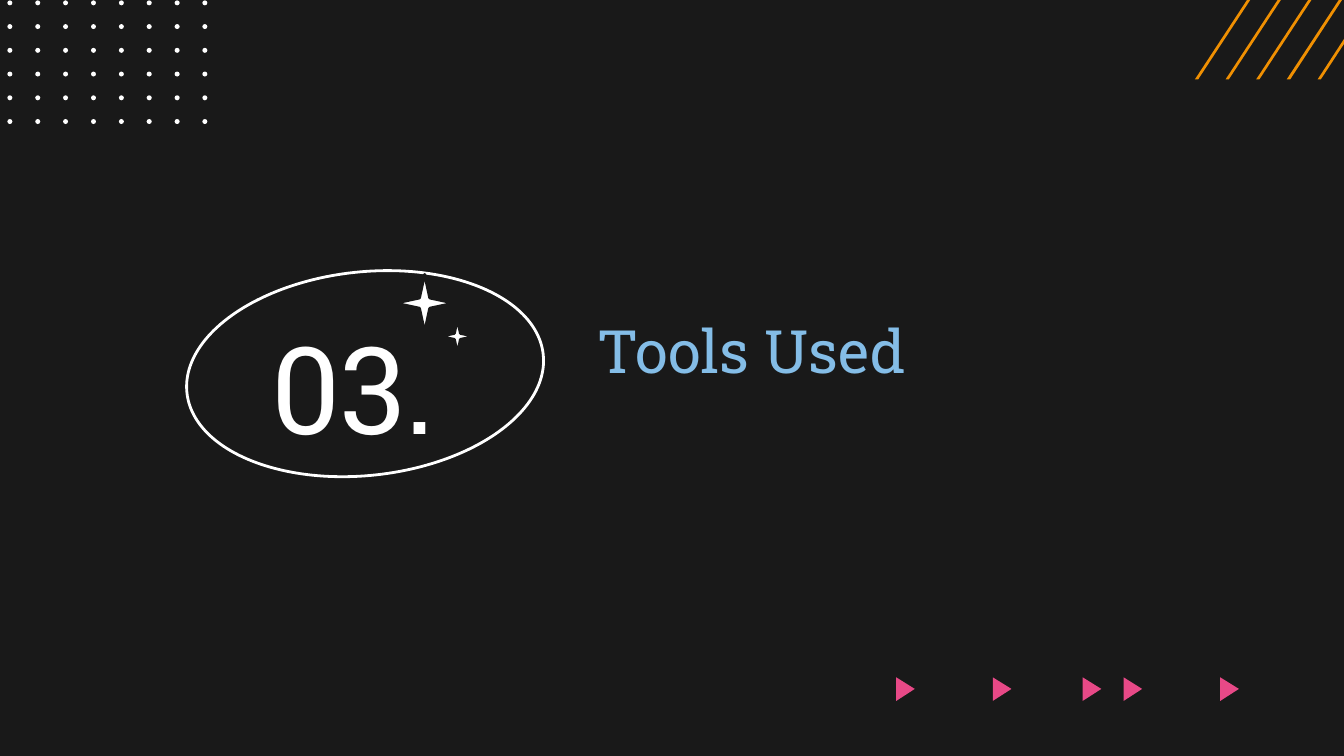
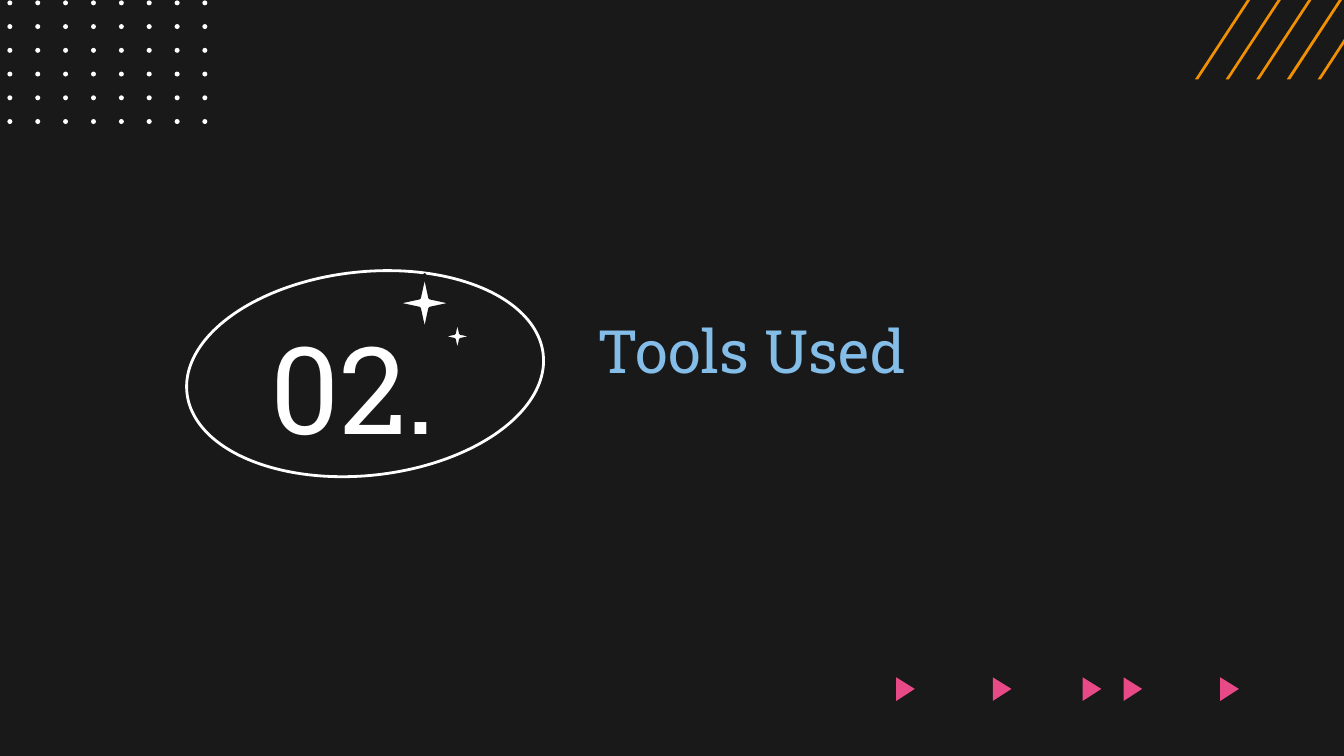
Before and after one commit to anish-2903/Food_Delivery_App, a slide deck: slide 10 of Resources/Presentation.pptx (slide 14 before the commit). Drawn at 1344x756 pixels with LibreOffice and Linux fonts; fonts in the diff are those of the drawing. Boxes give left, top, right and bottom in pixels: in the first picture for what was removed or moved away, otherwise in the second. Text is boxed around its words. In the diff, an @@ line names an element or a change of style, - is before the commit and + after.

```diff
--- a/Resources/Presentation.pptx
+++ b/Resources/Presentation.pptx
@@ text at (270,324,435,463): text changed @@
-03.
+02.
```
Also in this commit, not shown: 2 other slides changed, 1 slide added, 1 slide removed, 5 other files.
